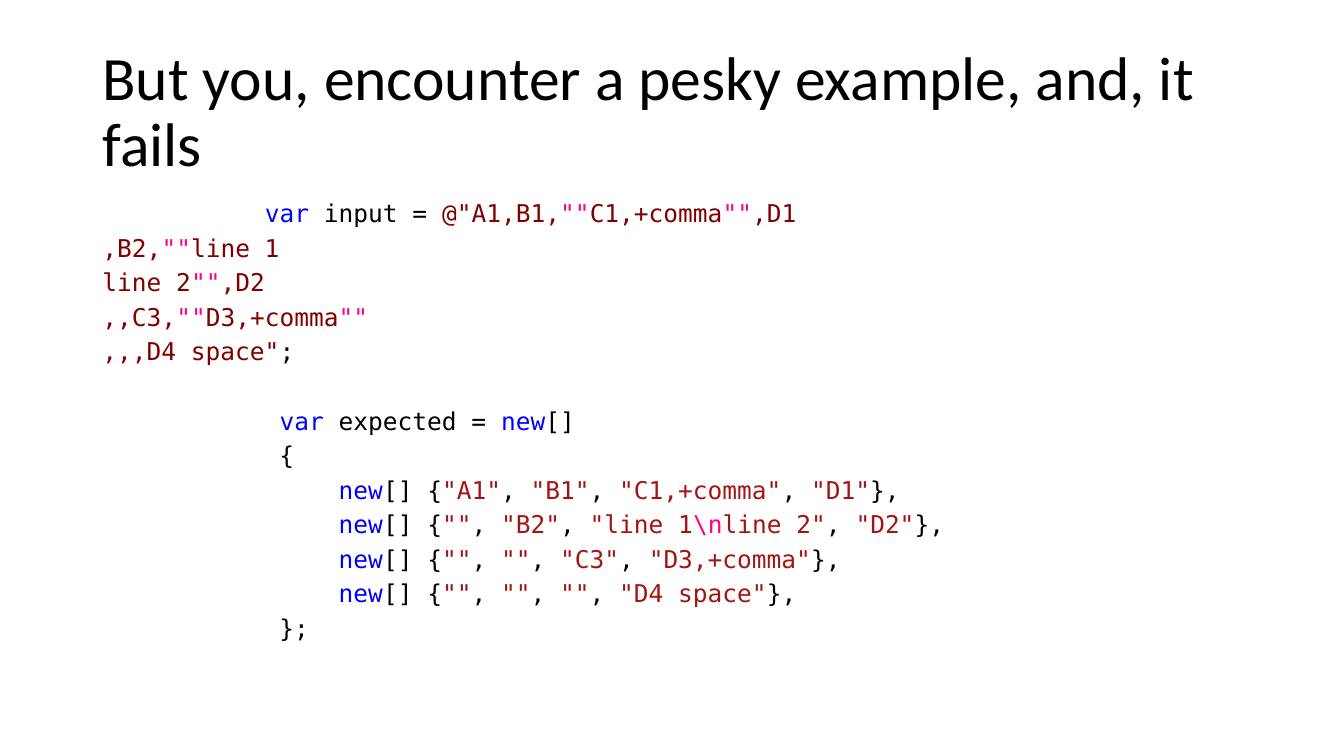
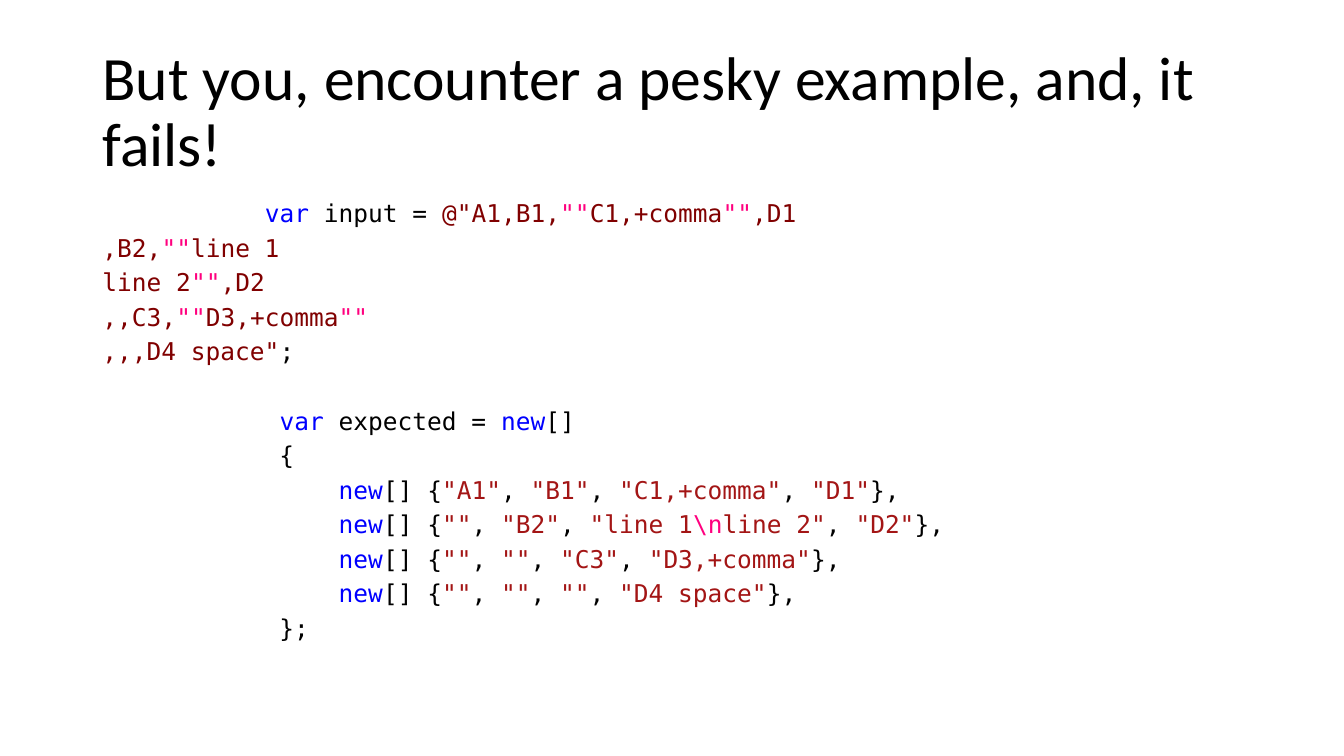
Before and after one commit to atiboros/PracticalFParsec, a slide deck: slide 5 of Slides/Practical FParsec V2.pptx (slide 6 before the commit). Drawn at 1344x756 pixels with LibreOffice and Linux fonts; fonts in the diff are those of the drawing. Boxes give left, top, right and bottom in pixels: in the first picture for what was removed or moved away, otherwise in the second. Text is boxed around its words. In the diff, an @@ line names an element or a change of style, - is before the commit and + after.

```diff
--- a/Slides/Practical FParsec V2.pptx
+++ b/Slides/Practical FParsec V2.pptx
@@ title at bbox=[102, 57, 1194, 167]: text changed @@
-But you, encounter a pesky example, and, it fails
+But you, encounter a pesky example, and, it fails!
```
Also in this commit, not shown: 8 other slides changed, 8 slides added, 5 slides removed, 1 other file.
